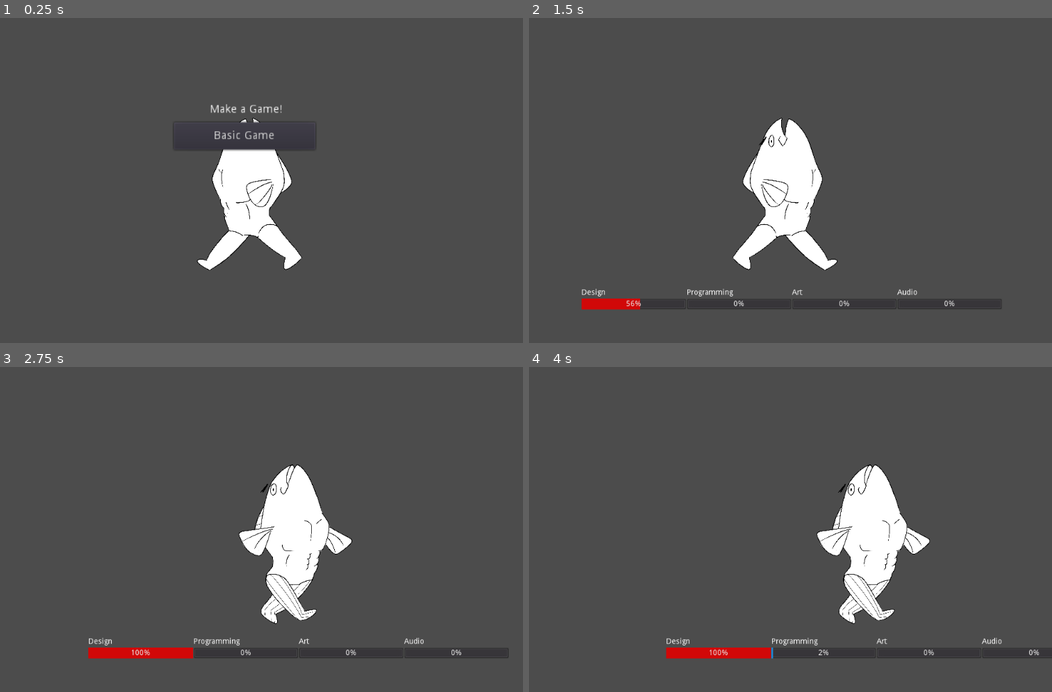
Above: before the commit, frames 1-4 (two rows, left to right).
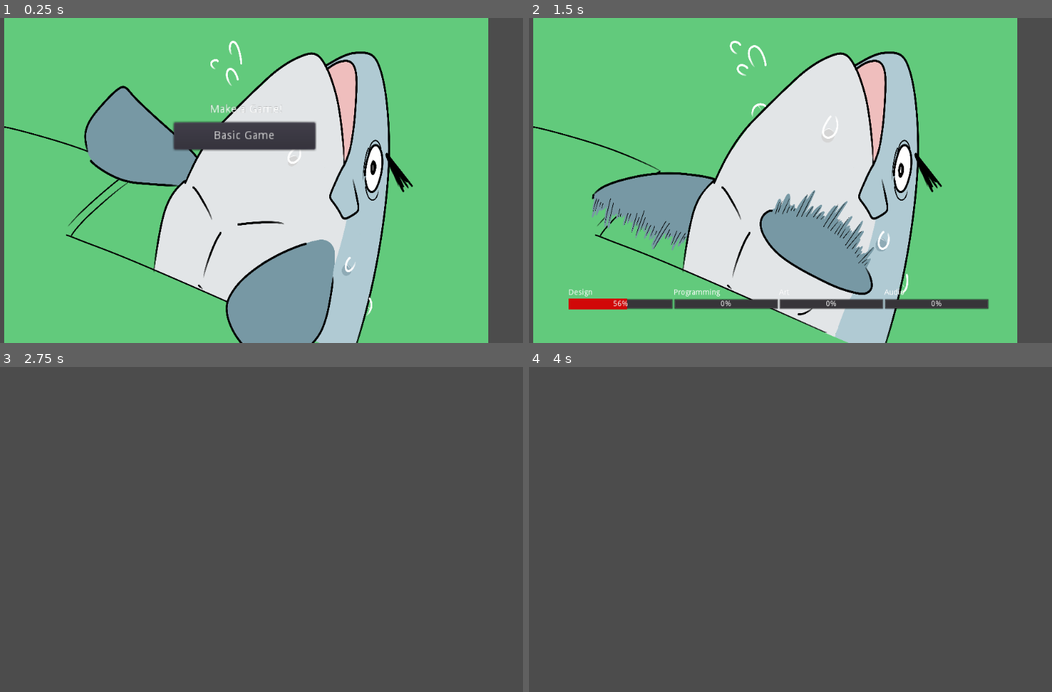
Above: after the commit, the same moments.

Repository: ChrisGoKim/Hokey-Pokey
Game: Godot game, scene res://MainScene.tscn
Two runs of this game, one before a commit and one after it. Both use one fixed random seed, a clock stepped at 60 frames per second and the inputs below.
Inputs:
- Up to frame 1 (0.25 s): no input
- Up to frame 2 (1.5 s): click "Basic Game" at 0.5 s; hold Right (ui_right) from 1.28 s (still down); tap P (progress_work) at 1.35 s
- Up to frame 3 (2.75 s): release Right (ui_right) at 2.03 s; hold Down (ui_down) from 2.03 s (still down); tap P (progress_work) at 2.1 s
- Up to frame 4 (4 s): tap Enter at 2.75 s; release Down (ui_down) at 2.78 s; hold Right (ui_right) 2.78-3.53 s; tap P (progress_work) at 2.85, 3.6 s; hold Up (ui_up) from 3.53 s (still down)

The runs differ from the first frame. In frame 1, 90% of the frame differs, in the area x 0-94%, y 0-100%; in frame 2, 90%; in frame 3, 5.9%; in frame 4, 6.0%.

Commit message:
Added minigame functionality in the main scene and the progress fish. Updated the animtion for the fish progress background.

Diff:
--- a/Fish.gd
+++ b/Fish.gd
@@ -10,11 +10,13 @@
 	randi() % 6 #design
 ]
 
+var isPlayingMiniGame = false
+
 var anim = ""
 var moving = false
 var animPlaying = false
 var canUpgrade = false
-var movement_speed = 2
+var movement_speed = 3
 
 func _ready():
 	print("Ready")
@@ -28,33 +30,15 @@
 	# Called every frame. Delta is time since last frame.
 	# Update game logic here.
 	$Anim.playback_speed = movement_speed
-	if Input.is_action_pressed("ui_right"):
-		position.x += movement_speed
-		moving = true
-		$AnimateFish.flip_h = true
-	elif Input.is_action_pressed("ui_left"):
-		position.x += -movement_speed
-		moving = true
-		$AnimateFish.flip_h = false
-#	elif Input.is_action_pressed("ui_down"):
-#		position.y += 1
-#		moving = true
-#	elif Input.is_action_pressed("ui_up"):
-#		position.y += -1
-#		moving = true
-	else:
-		moving = false
+	if isCreating == true:
+		addProgress(state)
+		if not animPlaying:
+			$Anim.play("Main")
+			animPlaying = true
 
-	if moving and not animPlaying:
-		$Anim.play("Walk")
-		animPlaying = true
-	elif not moving and animPlaying:
+	if not isCreating:
 		$Anim.stop()
 		animPlaying = false
-
-	if isCreating == true:
-		addProgress(state)
-	pass
 
 ##ALL FUNCTIONALITY FOR UPGRADES
 func boostStat(var num):
@@ -113,19 +97,21 @@
 	if $ProgressBars/DesignBar.value >= 100:
 		state = 0
 		stats[3] += 2
+		castToMiniGame()
 	pass # replace with function body
 
 func _on_Programming_Bar_value_changed(value):
 	if $"ProgressBars/Programming Bar".value >= 100:
 		state = 2
 		stats[0] += 2
+		castToMiniGame()
 	pass # replace with function body
-
 
 func _on_Art_Bar_value_changed(value):
 	if $"ProgressBars/Art Bar".value >= 100:
 		state = 1
 		stats[2] += 2
+		castToMiniGame()
 	pass # replace with function body
 
 func _on_Audio_Bar_value_changed(value):
@@ -145,6 +131,14 @@
 	state = 3
 	pass
 
+func castToMiniGame():
+	isCreating = false
+	isPlayingMiniGame = true
+	pass
+
+func continueProgress():
+	isCreating = true
+	pass
 
 #Game Menu
 func _on_Basic_Game_pressed():
--- a/Fish.tscn
+++ b/Fish.tscn
@@ -1,23 +1,26 @@
-[gd_scene load_steps=10 format=2]
+[gd_scene load_steps=12 format=2]
 
 [ext_resource path="res://Fish.gd" type="Script" id=1]
-[ext_resource path="res://Micro Sprites/1.png" type="Texture" id=2]
-[ext_resource path="res://Micro Sprites/2.png" type="Texture" id=3]
+[ext_resource path="res://Macro Sprites/Fish1 1.png" type="Texture" id=2]
+[ext_resource path="res://Macro Sprites/Fish1 2.png" type="Texture" id=3]
+[ext_resource path="res://Macro Sprites/Fish1 3.png" type="Texture" id=4]
+[ext_resource path="res://Macro Sprites/Fish1 4.png" type="Texture" id=5]
 
 [sub_resource type="SpriteFrames" id=1]
 
 animations = [ {
-"frames": [ ExtResource( 2 ), ExtResource( 3 ) ],
+"frames": [ ExtResource( 2 ), ExtResource( 3 ), ExtResource( 4 ), ExtResource( 5 ) ],
 "loop": true,
-"name": "default",
+"name": "Main",
 "speed": 5.0
 } ]
 
 [sub_resource type="Animation" id=2]
 
+resource_name = "Main"
 length = 1.0
 loop = true
-step = 0.1
+step = 0.25
 tracks/0/type = "value"
 tracks/0/path = NodePath(".")
 tracks/0/interp = 1
@@ -31,16 +34,16 @@
 "values": [  ]
 }
 tracks/1/type = "value"
-tracks/1/path = NodePath("../AnimateFish:frame")
+tracks/1/path = NodePath(".:frame")
 tracks/1/interp = 1
 tracks/1/loop_wrap = true
 tracks/1/imported = false
 tracks/1/enabled = true
 tracks/1/keys = {
-"times": PoolRealArray( 0, 0.5 ),
-"transitions": PoolRealArray( 1, 1 ),
+"times": PoolRealArray( 0, 0.25, 0.5, 0.75 ),
+"transitions": PoolRealArray( 1, 1, 1, 1 ),
 "update": 1,
-"values": [ 0, 1 ]
+"values": [ 0, 1, 2, 3 ]
 }
 
 [sub_resource type="StyleBoxFlat" id=3]
@@ -216,10 +219,10 @@
 
 [node name="AnimateFish" type="AnimatedSprite" parent="." index="1"]
 
-scale = Vector2( 0.117314, 0.117314 )
+scale = Vector2( 0.174254, 0.204425 )
 z_index = -1
 frames = SubResource( 1 )
-animation = "default"
+animation = "Main"
 _sections_unfolded = [ "Transform", "Z Index" ]
 
 [node name="Anim" type="AnimationPlayer" parent="." index="2"]
@@ -228,13 +231,14 @@
 autoplay = ""
 playback_process_mode = 1
 playback_default_blend_time = 0.0
-playback_speed = 2.0
-anims/Walk = SubResource( 2 )
+playback_speed = 0.2
+anims/Main = SubResource( 2 )
 blend_times = [  ]
 _sections_unfolded = [ "Pause", "Playback Options" ]
 
 [node name="Camera2D" type="Camera2D" parent="." index="3"]
 
+position = Vector2( 0, 1 )
 anchor_mode = 1
 rotating = false
 current = false
@@ -389,8 +393,6 @@
 
 [node name="ProgressBars" type="Node2D" parent="." index="5"]
 
-editor/display_folded = true
-
 [node name="DesignBar" type="ProgressBar" parent="ProgressBars" index="0"]
 
 editor/display_folded = true
--- /dev/null
+++ b/MainScene.gd
@@ -0,0 +1,24 @@
+extends Node2D
+
+# class member variables go here, for example:
+# var a = 2
+# var b = "textvar"
+
+func _ready():
+	# Called when the node is added to the scene for the first time.
+	# Initialization here
+	pass
+
+func _process(delta):
+	if $Fish.isPlayingMiniGame == true:
+		$Fish.hide()
+		#$MINIGAME.SHOW()
+		#if $MINIGAME.ISDONE == TRUE:
+			#$Fish.isPlayingMiniGame == false
+	else:
+		$Fish.show()
+		#$MINIGAME.HIDE()
+		#$MINIGAME.ISDONE == FALSE
+		pass
+
+	pass
--- a/MainScene.tscn
+++ b/MainScene.tscn
@@ -1,10 +1,13 @@
-[gd_scene load_steps=2 format=2]
+[gd_scene load_steps=3 format=2]
 
-[ext_resource path="res://Fish.tscn" type="PackedScene" id=1]
+[ext_resource path="res://MainScene.gd" type="Script" id=1]
+[ext_resource path="res://Fish.tscn" type="PackedScene" id=2]
 
 [node name="Main Scene" type="Node2D"]
 
-[node name="Fish" parent="." index="0" instance=ExtResource( 1 )]
+script = ExtResource( 1 )
+
+[node name="Fish" parent="." index="0" instance=ExtResource( 2 )]
 
 position = Vector2( 513.986, 298.036 )
 _sections_unfolded = [ "Material", "Transform", "Visibility" ]
Binary file added: Macro Sprites/Fish1 1.png
Not shown, added: Macro Sprites/Fish1 1.png.import
Binary file added: Macro Sprites/Fish1 2.png
Not shown, added: Macro Sprites/Fish1 2.png.import
Binary file added: Macro Sprites/Fish1 3.png
Not shown, added: Macro Sprites/Fish1 3.png.import
Binary file added: Macro Sprites/Fish1 4.png
Not shown, added: Macro Sprites/Fish1 4.png.import
